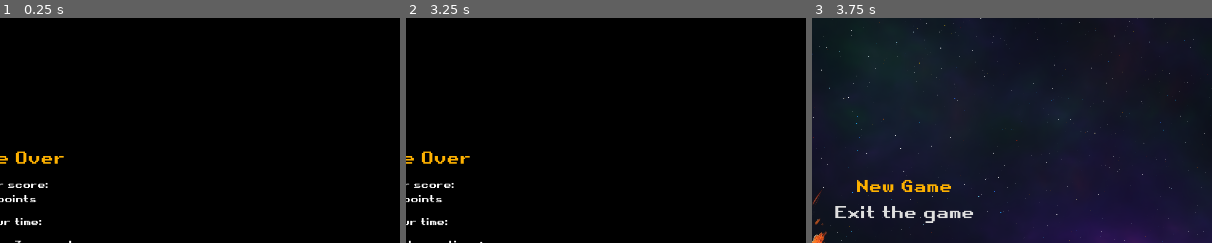
Above: before the commit, frames 1-3 (left to right).
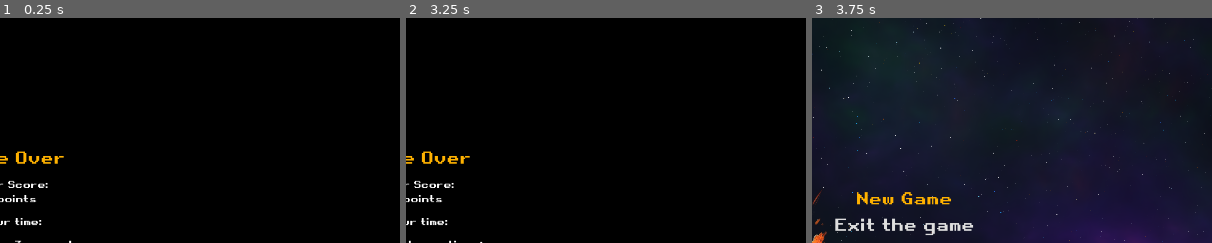
Above: after the commit, the same moments.

Repository: gingerr/ggj-2023-roots-one
Game: Godot game, scene res://game/GameOver.tscn
Same seed, same stepped clock (60 frames per second), same inputs: the game is played once before the commit and once after it. This scene is started directly instead of the project's main scene.
Inputs (mouse positions are % of the whole screen's width and height, from its top left):
- Up to frame 1 (0.25 s): no input
- Up to frame 2 (3.25 s): tap Enter (ui_accept) at 0.5, 0.77, 1.25, 2 s; move the mouse to (72, 45) at 0.52 s; hold Right (ui_right) 0.53-1.25 s; click (72, 45) at 0.67 s; drag from (30, 55) to (45, 70) at 1.27 s; move the mouse to (60, 28) at 2.02 s; hold Right (ui_right) 2.03-2.75 s; drag from (45, 70) to (20, 35) at 2.77 s
- Up to frame 3 (3.75 s): tap Enter (ui_accept) at 3.5 s; move the mouse to (80, 65) at 3.52 s; hold Left (ui_left) from 3.53 s (still down)
The pictures show only the part of the screen within x 49-99%, y 10-60%; the shares and areas given below are measured in that part.

The runs differ from the first frame. In frame 1, less than 0.1% of the frame differs, in the area x 2-4%, y 72-76%; in frame 2, less than 0.1%; in frame 3, 2.8%, in the area x 5-41%, y 72-97%.

Commit message:
adds most basic highscore persistence

Diff:
--- a/game/GameOver.gd
+++ b/game/GameOver.gd
@@ -7,7 +7,8 @@
 func _ready():
 	Input.set_mouse_mode(Input.MOUSE_MODE_VISIBLE)
 	$AudioStreamPlayer.play()
-	%Score.text = "Your score:\n" + str(score) + " points"
+	var newHighScore: String = "NEW HIGHSCORE:" if is_new_highscore(score) else "Your Score:"
+	%Score.text = newHighScore + "\n" + str(score) + " points"
 	%Time.text = "Your time:\n" + time
 
 func _process(delta):
@@ -25,3 +26,10 @@
 
 func _on_Timer_timeout():
 	timer_done = true
+
+func is_new_highscore(value: int) -> bool:
+	if (value > HighScore.getScore()):
+		HighScore.setScore(value)
+		return true
+	else:
+		return false
--- /dev/null
+++ b/high_score.gd
@@ -0,0 +1,8 @@
+class_name HighScore
+extends Resource
+
+static func getScore() -> int:
+	return int(Utils.load_text_file("user://highscore.txt"))
+
+static func setScore(value: int) -> void:
+	Utils.save_text_file("user://highscore.txt", str(value))
--- a/pregame/MainMenu.gd
+++ b/pregame/MainMenu.gd
@@ -2,6 +2,11 @@
 
 func _ready():
 	%NewGame.grab_focus()
+	var highScore = HighScore.getScore()
+	if (highScore):
+		%HighScore.text = "HighScore: " + str(highScore)
+	else:
+		%HighScore.visible = false
 
 func _on_NewGame_pressed():
 	get_tree().paused = false
--- a/pregame/MainMenu.tscn
+++ b/pregame/MainMenu.tscn
@@ -31,13 +31,10 @@
 size_flags_vertical = 3
 alignment = 1
 
-[node name="Name" type="Label" parent="HBoxContainer/VBoxContainer"]
-visible = false
-layout_mode = 2
-text = "shRooter"
-
 [node name="MarginContainer" type="MarginContainer" parent="HBoxContainer/VBoxContainer"]
 layout_mode = 2
+theme_override_constants/margin_top = 128
+theme_override_constants/margin_bottom = 64
 
 [node name="Selection" type="VBoxContainer" parent="HBoxContainer/VBoxContainer/MarginContainer"]
 unique_name_in_owner = true
@@ -114,6 +111,15 @@
 text = "Back"
 flat = true
 
+[node name="MarginContainer2" type="MarginContainer" parent="HBoxContainer/VBoxContainer"]
+layout_mode = 2
+
+[node name="HighScore" type="Label" parent="HBoxContainer/VBoxContainer/MarginContainer2"]
+unique_name_in_owner = true
+layout_mode = 2
+text = "HighScore: 123"
+horizontal_alignment = 1
+
 [node name="VBoxContainer" type="MarginContainer" parent="."]
 layout_mode = 2
 size_flags_vertical = 10
--- a/util/Utils.gd
+++ b/util/Utils.gd
@@ -6,11 +6,21 @@
 		return true
 	return false
 
-static func load_text_file(path):
+static func load_text_file(path: String):
 	var file = FileAccess.open(path, FileAccess.READ)
-	if file.get_error() != OK:
-		printerr("Could not open file, error code ", file.get_error())
+	if !file:
+		printerr("Could not open file, error code ", FileAccess.get_open_error())
 		return ""
 
 	var stext = file.get_as_text()
+	file.close()
 	return stext
+
+static func save_text_file(path: String, content: String):
+	var file = FileAccess.open(path, FileAccess.WRITE)
+	if !file:
+		printerr("Could not open file, error code ", FileAccess.get_open_error())
+		return ""
+
+	file.store_string(content)
+	file.close()
Not shown: 1 places in background/BackgroundLayer.tscn that only renumber resources
